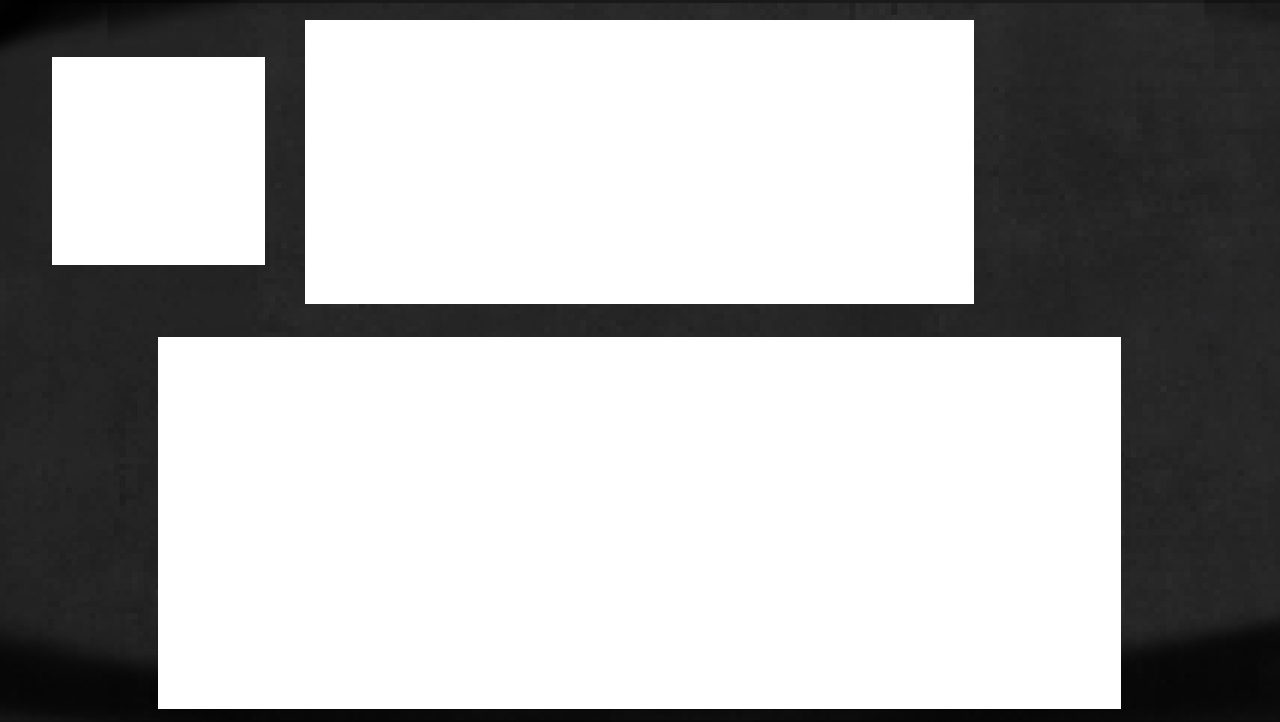
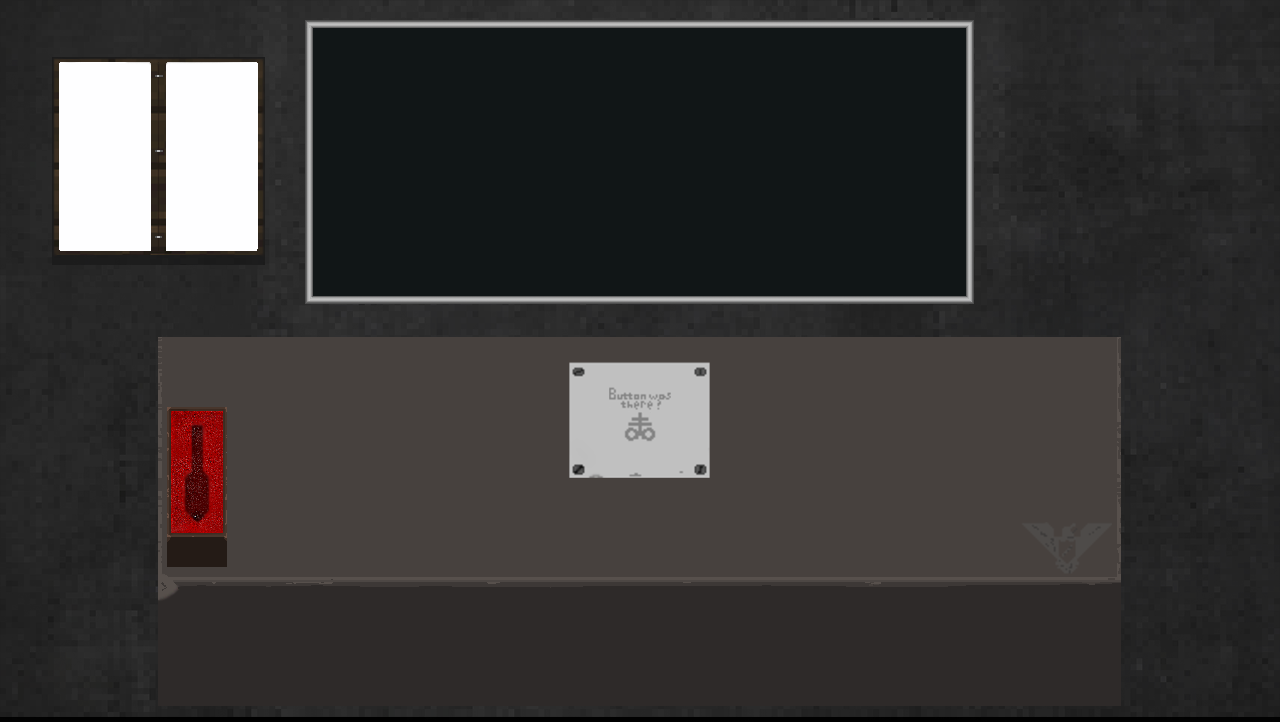
Comparing the layer stacks of the two (1280, 722) images. Changes:
added layer "window" above "base_button" over [52, 57, 265, 265]
added layer "Фон" above "table" over [167, 407, 227, 567]
showed "table" (1st of 2) over [158, 337, 1121, 706]
showed "display" over [305, 20, 974, 304]
"bg": blend dissolve → normal, moved it above "plains", painted on it over [0, 0, 1280, 722]
